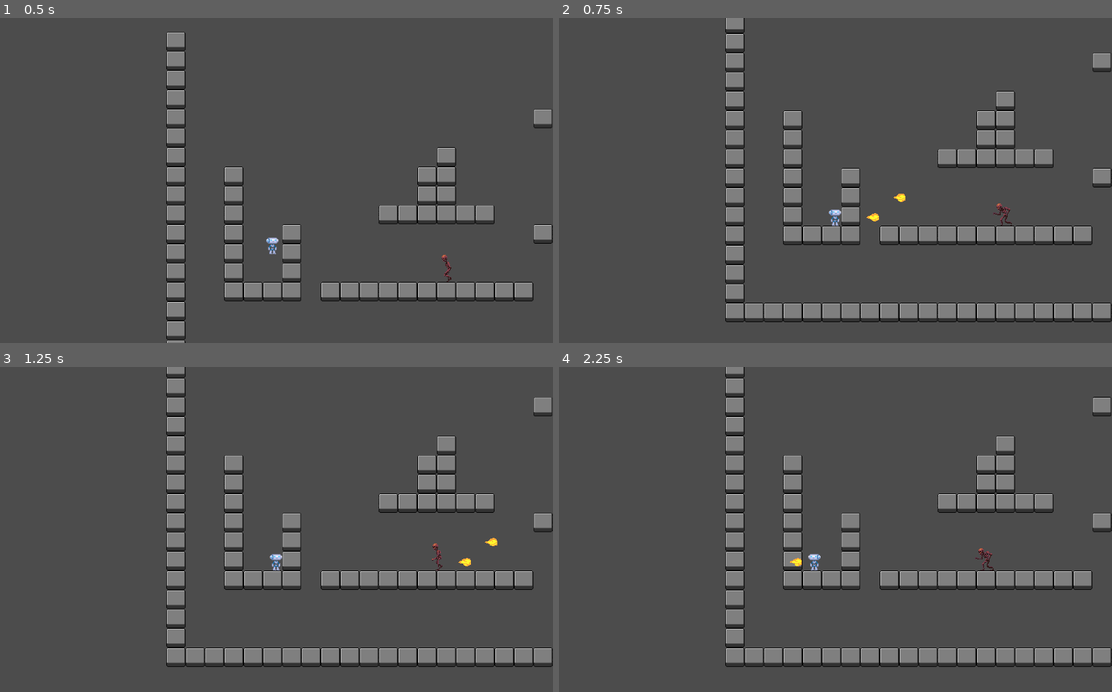
Above: before the commit, frames 1-4 (two rows, left to right).
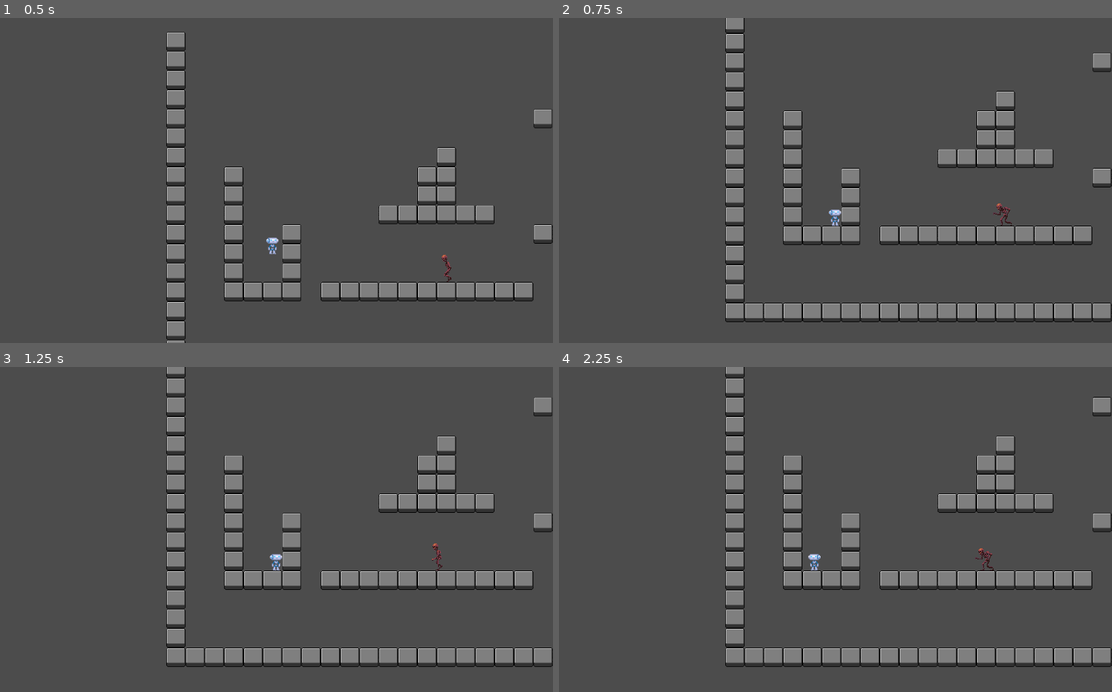
Above: after the commit, the same moments.

Repository: KateNol/StartProjektSemester1
Game: Godot game, scene res://src/levels/Map.tscn
Two runs of this game, one before a commit and one after it. Both use one fixed random seed, a clock stepped at 60 frames per second and the inputs below.
Inputs:
- Up to frame 1 (0.5 s): no input
- Up to frame 2 (0.75 s): tap Enter (attack) at 0.5, 0.6 s; hold D (move_right) from 0.53 s (still down)
- Up to frame 3 (1.25 s): keep holding D (move_right); tap W (jump) at 0.77 s
- Up to frame 4 (2.25 s): tap P (change_fps) at 1.35 s; tap W (jump) at 1.52 s; release D (move_right) at 2.03 s; hold A (move_left) from 2.03 s (still down); tap Enter (attack) at 2.1 s

Frame 1 is identical in both runs. In frame 2, less than 0.1% of the frame differs, in the area x 55-63%, y 54-63%; in frame 3, less than 0.1%; in frame 4, less than 0.1%.

Commit message:
fireball now kills Enemy1

Diff:
--- a/src/actors/FireBall.gd
+++ b/src/actors/FireBall.gd
@@ -12,4 +12,10 @@
 	pass
 
 func _physics_process(delta):
-	move_and_collide(direction*move_speed*delta)
+	var collision = move_and_collide(direction*move_speed*delta)
+	if(collision != null):
+		#print("I collided with ", collision.collider.name)
+		if(collision.collider.has_method("on_stomp")):
+			#print("killing enemy")
+			collision.collider.on_stomp()
+		queue_free()
--- a/src/actors/FireBall.tscn
+++ b/src/actors/FireBall.tscn
@@ -7,7 +7,6 @@
 extents = Vector2( 10, 6.98952 )
 
 [node name="KinematicBody2D" type="KinematicBody2D"]
-collision_layer = 0
 collision_mask = 0
 script = ExtResource( 1 )
 
